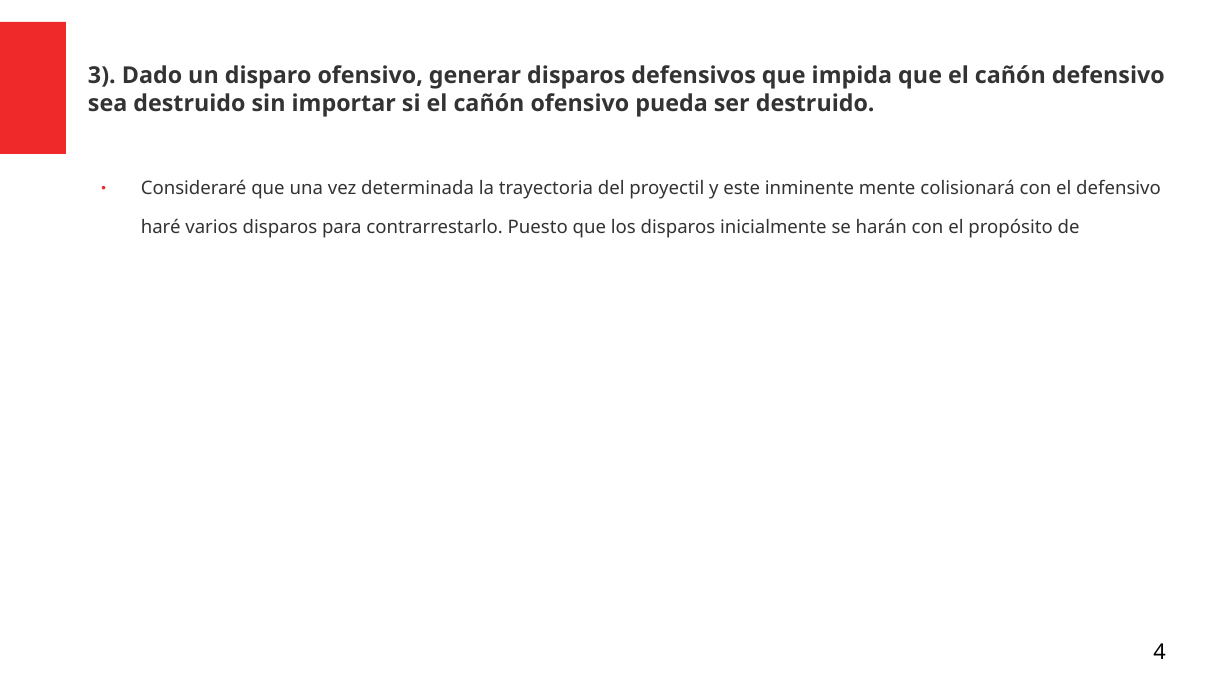
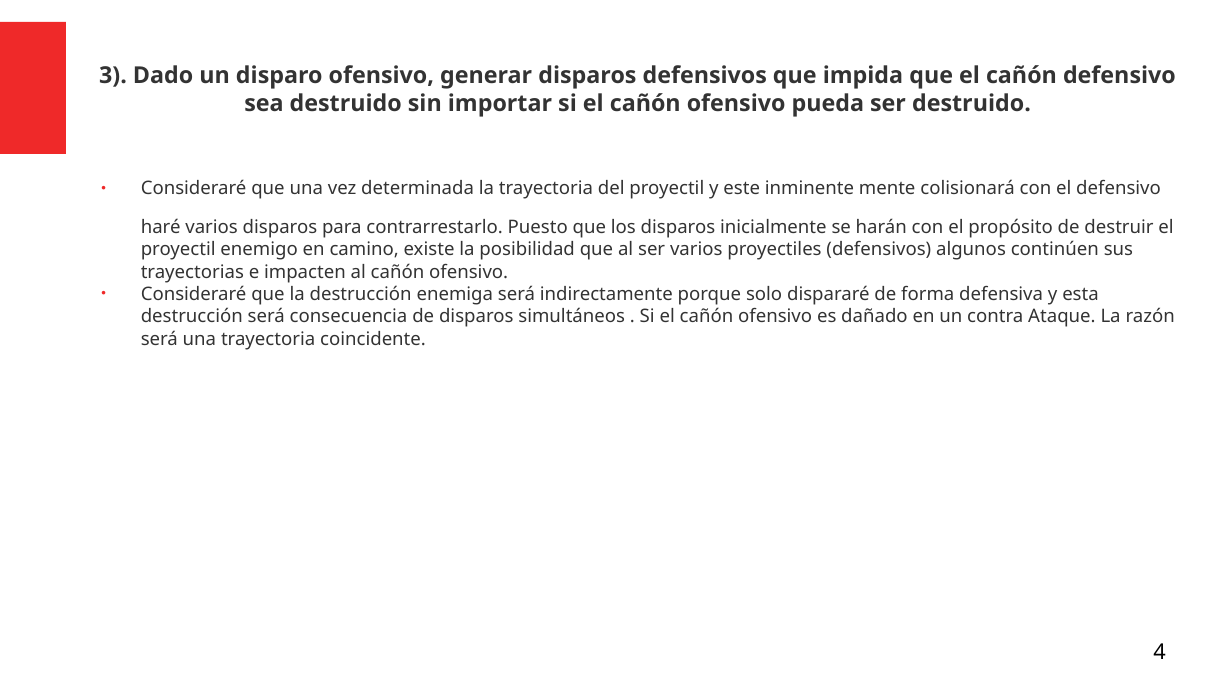
Before and after one commit to Julian-guillermo-zapata-rugeles/parcial-3, a slide deck: slide 4 of Analisis_Problema_Editable.odp. Drawn at 1232x693 pixels with LibreOffice and Linux fonts; fonts in the diff are those of the drawing. Boxes give left, top, right and bottom in pixels: in the first picture for what was removed or moved away, otherwise in the second. Text is boxed around its words. In the diff, an @@ line names an element or a change of style, - is before the commit and + after.

```diff
--- a/Analisis_Problema_Editable.odp
+++ b/Analisis_Problema_Editable.odp
@@ title "3). Dado un disparo ofensivo, ..." at <box>99,65,1176,117</box>: alignment left to centre @@
@@ text at <box>141,218,1175,350</box>: text changed @@
-haré varios disparos para contrarrestarlo. Puesto que los disparos inicialmente se harán con el propósito de
+haré varios disparos para contrarrestarlo. Puesto que los disparos inicialmente se harán con el propósito de destruir el proyectil enemigo en camino, existe la posibilidad que al ser varios proyectiles (defensivos) algunos continúen sus trayectorias e impacten al cañón ofensivo.
+● Consideraré que la destrucción enemiga será indirectamente porque solo dispararé de forma defensiva y esta destrucción será consecuencia de disparos simultáneos . Si el cañón ofensivo es dañado en un contra Ataque. La razón será una trayectoria coincidente.
```
Also in this commit, not shown: 2 other slides changed, 2 slides added.
